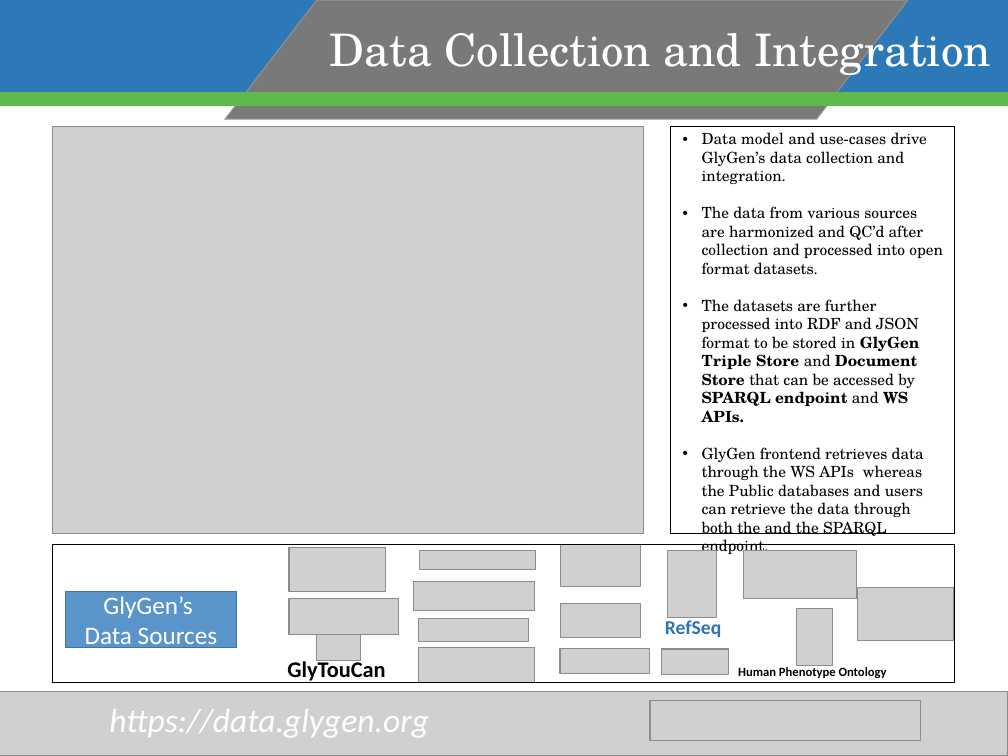
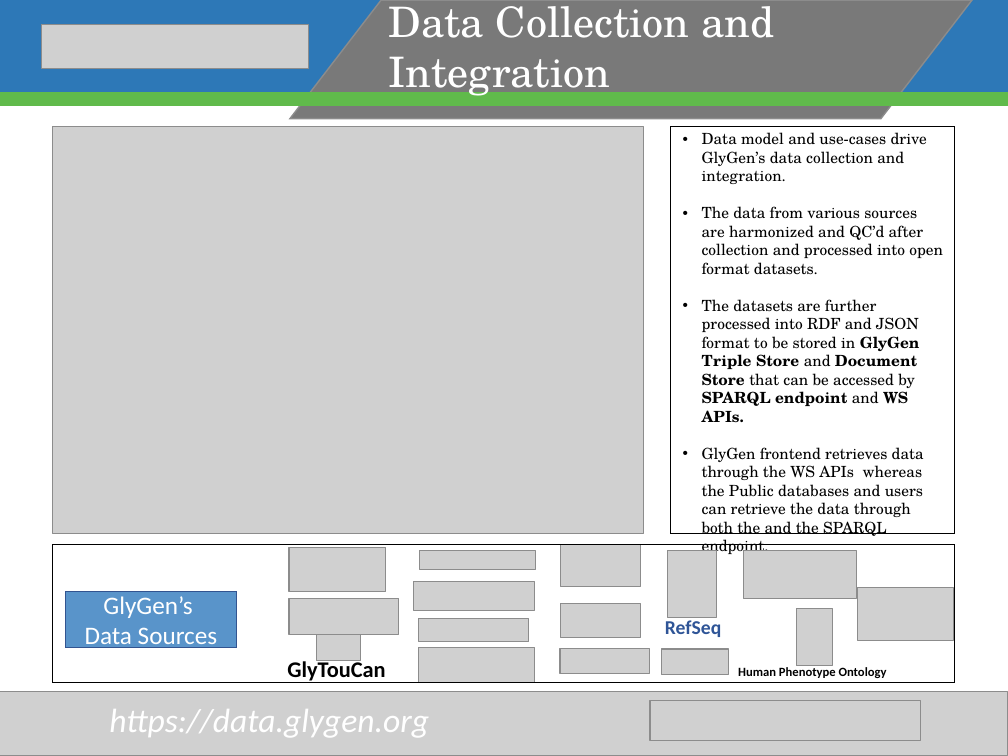
Before and after one commit to GW-HIVE/glygen-frontend, a slide deck: slide 4 of src/images/media/slides/pptx/GlyGen-general-slides.pptx. Drawn at 1008x756 pixels with LibreOffice and Linux fonts; fonts in the diff are those of the drawing; grey boxes stand for pictures; background and template pictures are left out. Boxes give left, top, right and bottom in pixels: in the first picture for what was removed or moved away, otherwise in the second. Text is boxed around its words. In the diff, an @@ line names an element or a change of style, - is before the commit and + after.

```diff
--- a/src/images/media/slides/pptx/GlyGen-general-slides.pptx
+++ b/src/images/media/slides/pptx/GlyGen-general-slides.pptx
@@ rectangle removed at [0,0,1008,104] @@
@@ group added at [0,0,1008,119]: 2 rectangles, 1 parallelogram, 1 picture @@
@@ parallelogram removed at [226,1,908,120] @@
@@ text "Data Collection and Integration": place and size @@
-text "Data Collection and Integration" at [330,21,991,79]
+text "Data Collection and Integration" at [388,6,774,100]
@@ text "Data Collection and Integration" at [388,6,774,100]: size 32 to 30 pt; vertical alignment top to middle @@
@@ rectangle removed at [0,93,1008,106] @@
@@ rectangle "GlyGen’s" at [66,592,237,648]: outline #43739E 1 pt to #325491 1 pt @@
@@ text "RefSeq" at [665,620,721,637]: text colour #2E75B6 to #2F5597 @@
```
Also in this commit, not shown: 7 other slides changed, 1 slide added, 2 slides removed, 4 other files.
